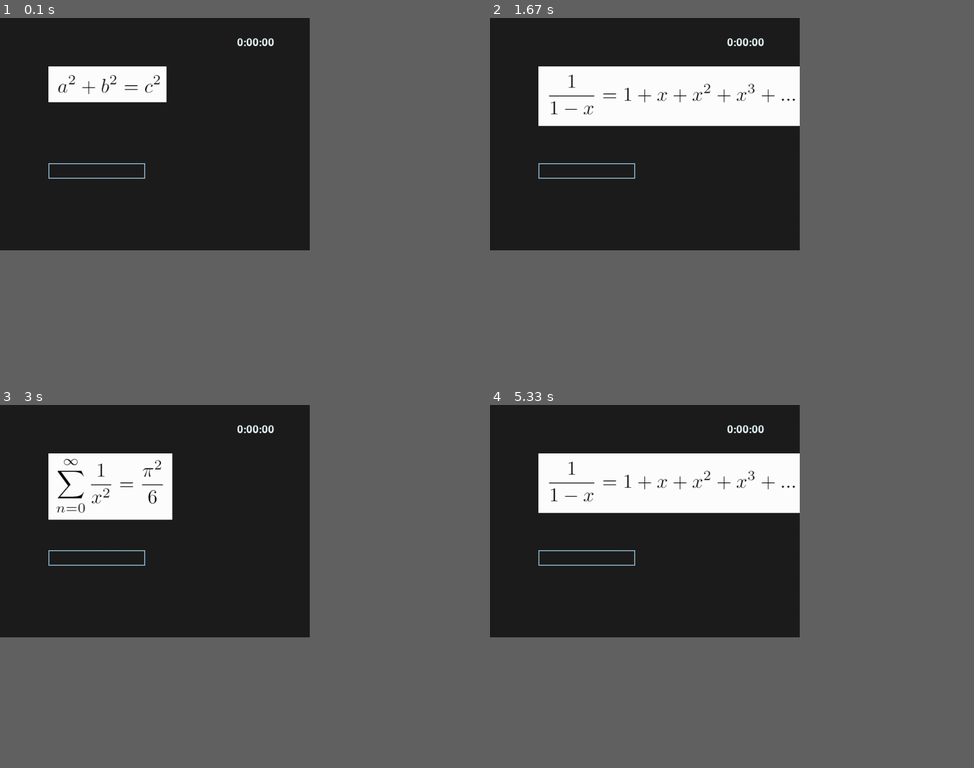
Above: before the commit, frames 1-4 (two rows, left to right).
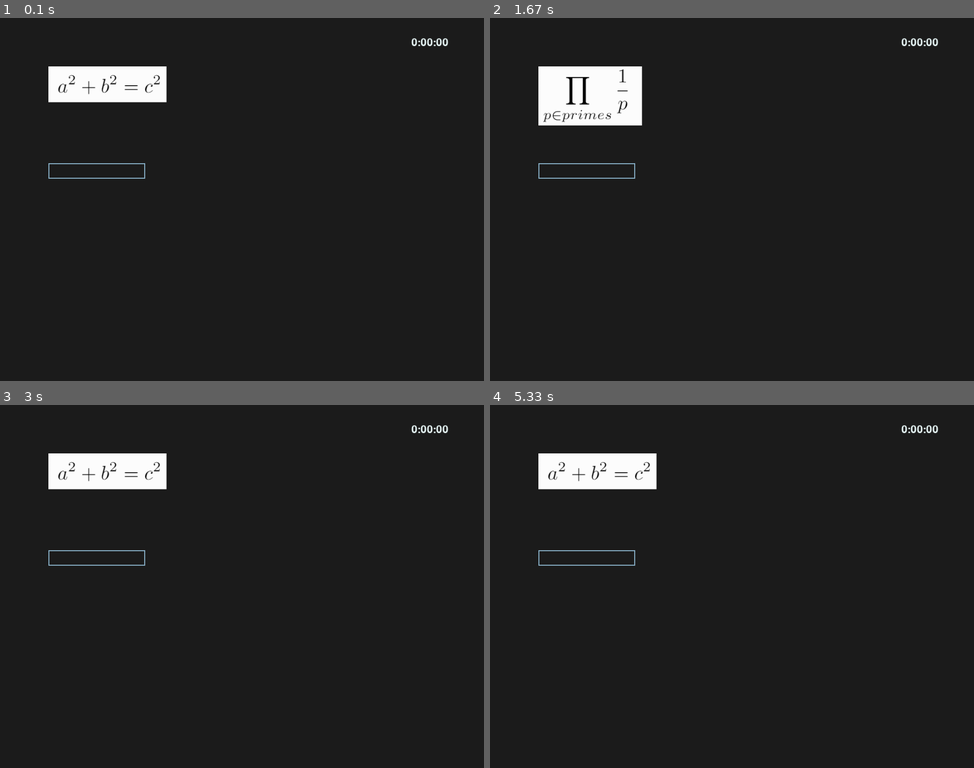
Above: after the commit, the same moments.

Repository: NiamV/OxfordHack
Game: pygame game, started from textInput.py
Same seed, same stepped clock (60 frames per second), same inputs: the game is played once before the commit and once after it.
Inputs:
- Up to frame 1 (0.1 s): no input
- Up to frame 2 (1.67 s): tap Enter at 0.33, 0.67, 1.07, 1.37, 1.62 s
- Up to frame 3 (3 s): tap Enter at 1.95, 2.25, 2.45, 2.75 s
- Up to frame 4 (5.33 s): tap Enter at 3.02, 3.35, 3.65, 3.78, 4.18, 4.48, 4.85, 5.25 s
In our replay, the window is 576x432 before the commit and 900x675 after it. These sizes can differ from the game's own. Grey fills any space a smaller window leaves; there, only what the larger window draws over its background counts as a difference.

The runs differ from the first frame. In frame 1, 0.2% of the frame differs, in the area x 49-93%, y 5-8%; in frame 2, 6.1%; in frame 3, 2.9%; in frame 4, 7.0%, in the area x 10-93%, y 5-30%.

Commit message:
Mostly working thing yay

Diff:
--- a/textInput.py
+++ b/textInput.py
@@ -6,8 +6,8 @@
 
 pg.init()
 
-screenWidth = 640
-screenHeight = 480
+screenWidth = 1000
+screenHeight = 750
 screenSize = (screenWidth, screenHeight)
 screen = pg.display.set_mode(screenSize)
 COLOR_INACTIVE = pg.Color('lightskyblue3')
@@ -139,6 +139,7 @@
             for event in pg.event.get():
                 if event.type == pg.QUIT:
                     done = True
+                    gameDone = True
                     break
                 if event.type == pg.USEREVENT:
                     counter += 1
@@ -157,18 +158,34 @@
             # UI Updates
             screen.fill((30, 30, 30))
 
-            # Bad fix
-            if gameDone:
-                # Shows endgame screen
-                screen.blit(FONT.render("You're done!", True, COLOR_MAIN), (screenWidth - 150, 40))
 
-                break
-            else:
+            try:
                 # Refreshes inputbox size, clears screen, and displays question and timer
                 questions[count].inputBox.update()
                 questions[count].draw(screen)
 
                 screen.blit(FONT.render(timerText, True, COLOR_MAIN), (screenWidth - 150, 40))
+            except IndexError:
+                # Shows endgame screen
+                screen.blit(FONT.render("You're done!", True, COLOR_MAIN), (LEFT_MARGIN, LEFT_MARGIN))
+                pg.display.flip()
+                notQuiteDone = True
+
+                # BAD FIX!
+                while notQuiteDone:
+                    for event in pg.event.get():
+                        if event.type == pg.QUIT:
+                            done = True
+                            gameDone = True
+                            notQuiteDone = False
+                            break
+                        if event.type == pg.KEYDOWN:
+                            if event.key == pg.K_RETURN:
+                                notQuiteDone = False
+                                break
+
+                print("got to end screen")
+
 
             pg.display.flip()
             clock.tick(30)
